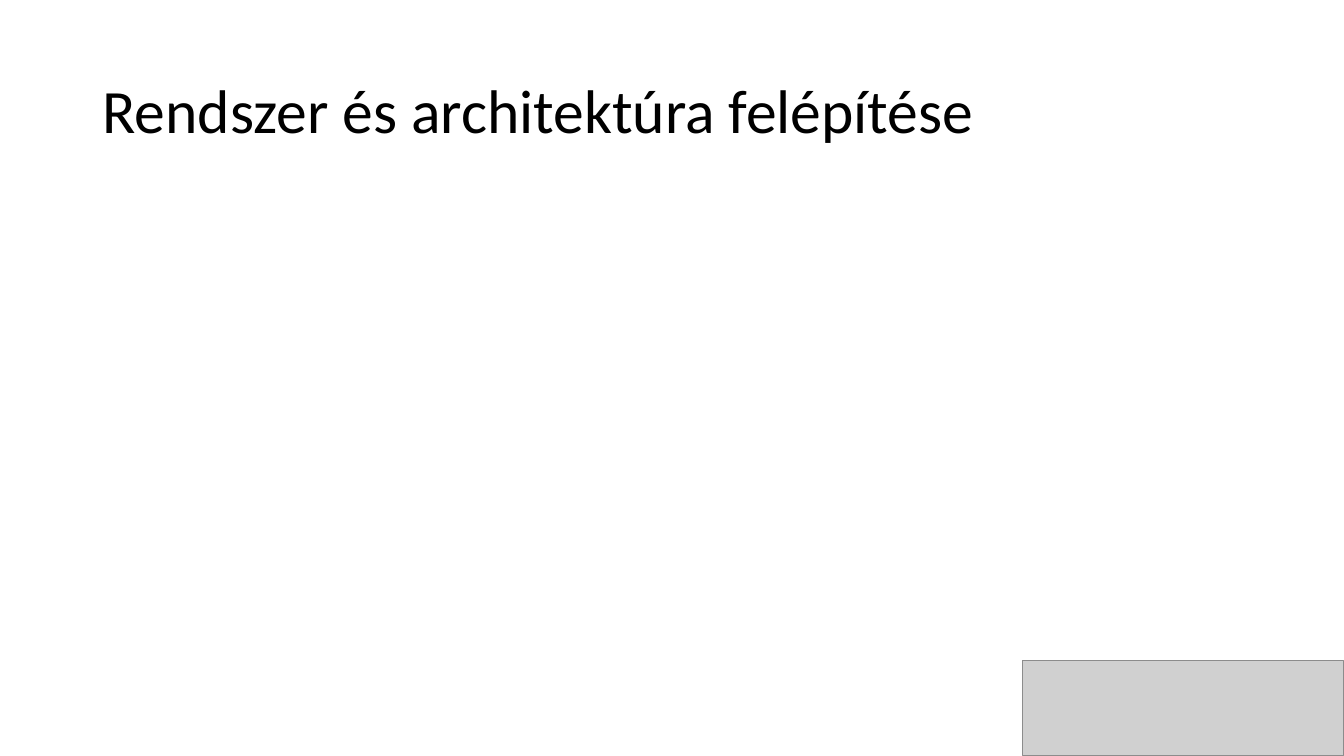
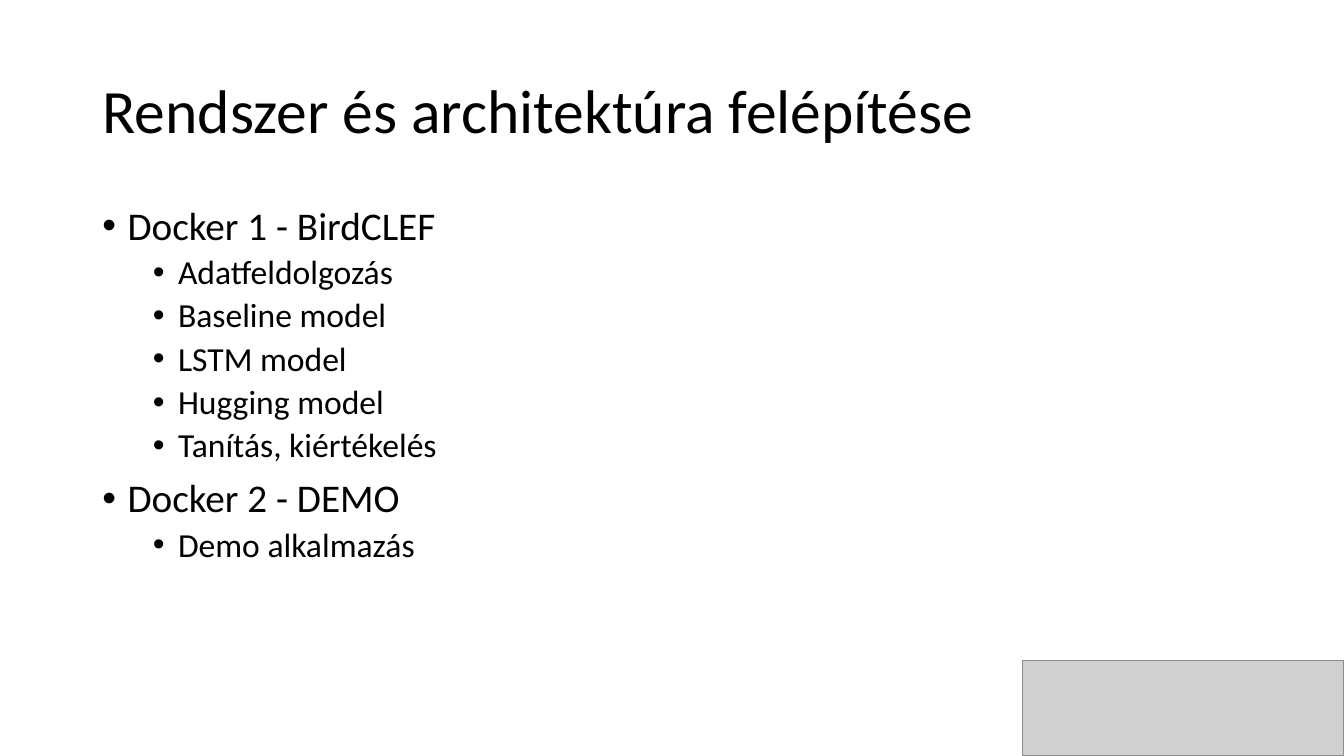
Before and after one commit to BotondProhaszka/melyrepules, a slide deck: slide 4 of mélyrepülés.pptx. Drawn at 1344x756 pixels with LibreOffice and Linux fonts; fonts in the diff are those of the drawing; grey boxes stand for pictures. Boxes give left, top, right and bottom in pixels: in the first picture for what was removed or moved away, otherwise in the second. Text is boxed around its words. In the diff, an @@ line names an element or a change of style, - is before the commit and + after.

```diff
--- a/mélyrepülés.pptx
+++ b/mélyrepülés.pptx
@@ text added at bbox=[128, 212, 436, 558], 24 pt, text #000000 @@
+• Docker 1 - BirdCLEF
+  • Adatfeldolgozás
+  • Baseline model
+  • LSTM model
+  • Hugging model
+  • Tanítás, kiértékelés
+• Docker 2 - DEMO
+  • Demo alkalmazás
```
Also in this commit, not shown: 4 other slides changed.
